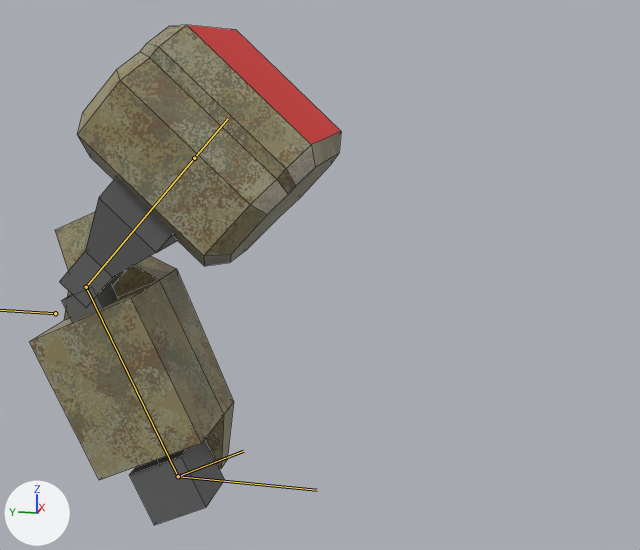
The Blender file resources/mechparts/arml/mech_arml05.blend as it was, and as the next commit left it.
The view is the same before and after, from a 50 mm camera at (-1.418, -0.557, 0.184) aimed at (0.271, -0.219, -0.238). Every picture has the same lights, and +X, +Y and +Z are marked at lower left. Both versions are drawn at frame 15 of the action 'melee'; the numbers are the values there. The bones that bend it are drawn over the model as lines. Mesh edges are drawn as thin lines.

The first picture shows 'arm'.
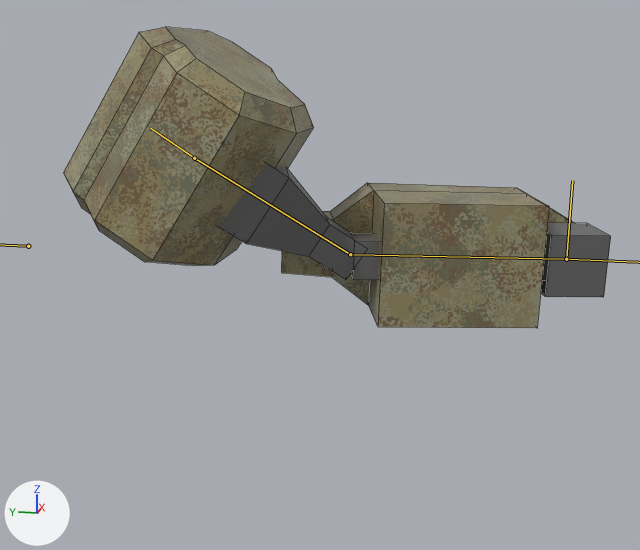
Changed parts and their boxes (x1, y1, x2, y2) in the pictures (640 x 550 px):
```json
{"object": "arm", "change": "posed", "before": [29, 25, 341, 525], "after": [63, 27, 611, 328], "on screen": "75% wider, 40% shorter"}
```

Edits to the scene script, one JSON object a line:
```json
{"block": "bone_arm_ik_pole", "where": "bone_arm_ik_pole = bpy.data.objects['Armature'].pose.bones['arm_ik_pole']"}
{"op": "set", "path": "bone_arm_ik_pole.location", "old": "(0.0, 0.0, 0.0)", "new": "(-0.083, 0.0, 0.156)"}
{"block": "bone_arm_ik_target", "where": "bone_arm_ik_target = bpy.data.objects['Armature'].pose.bones['arm_ik_target']"}
{"op": "set", "path": "bone_arm_ik_target.location", "old": "(0.0, -0.058, 0.072)", "new": "(-0.2, 0.7, 0.521)"}
```
